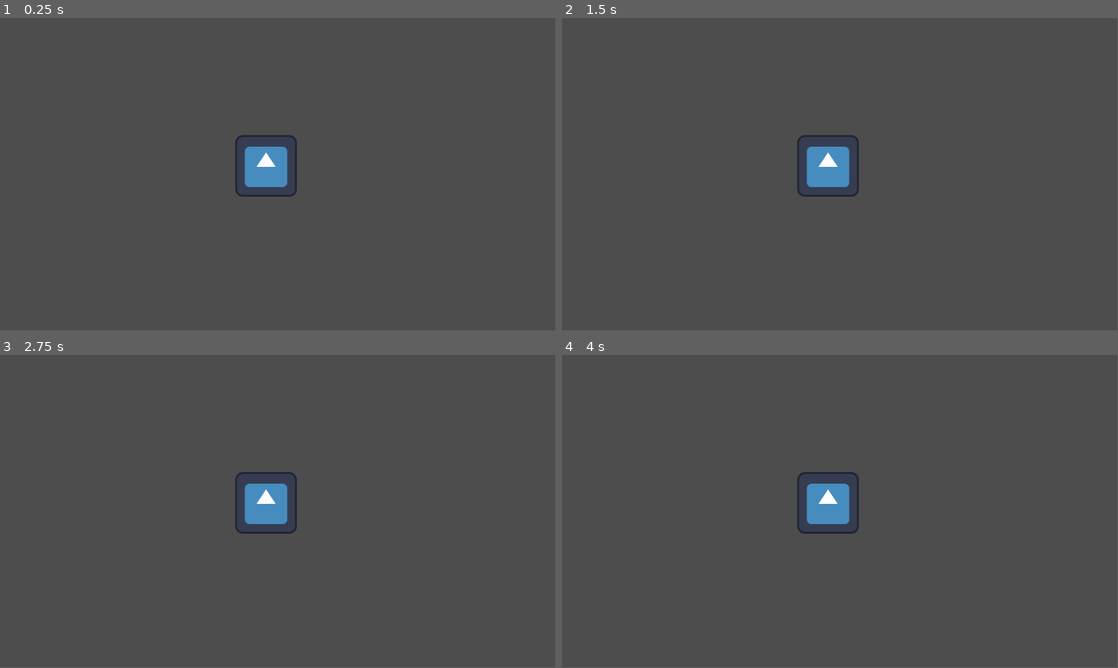
Above: before the commit, frames 1-4 (two rows, left to right).
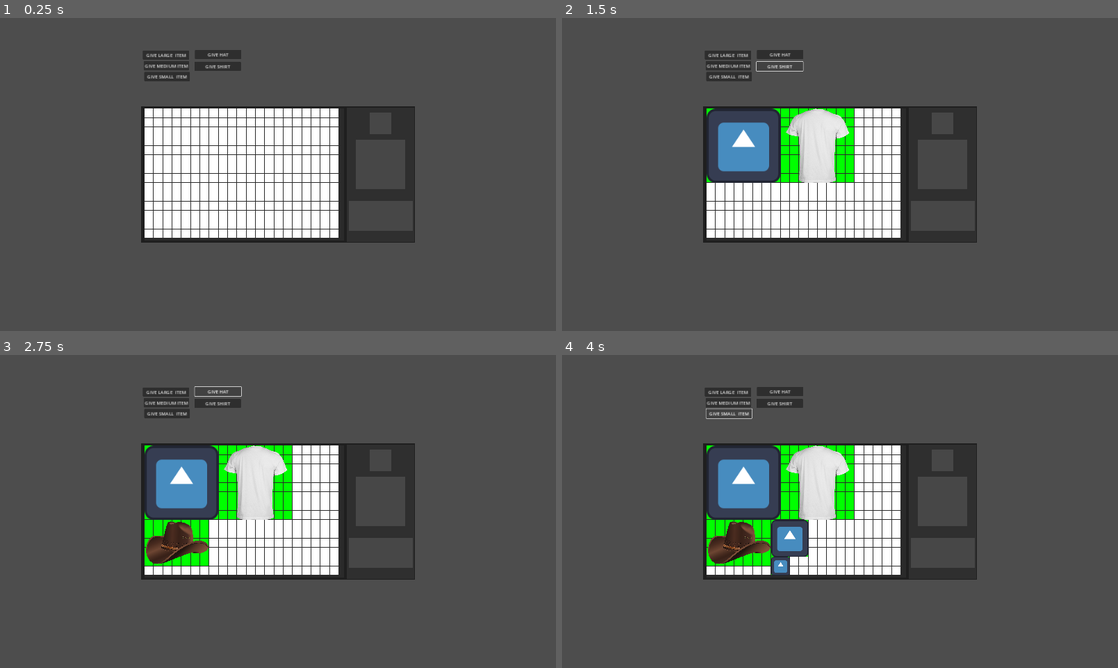
Above: after the commit, the same moments.

Repository: D4M13N-D3V/godot_grid_inventory
Game: Godot game, scene res://grid_inventory_system/debug/main.tscn
Same seed, same stepped clock (60 frames per second), same inputs: the game is played once before the commit and once after it. Before the commit the project starts from res://main.tscn. The engine's default icon, where the game draws it, is replaced by a stand-in: a white triangle on a blue panel in a dark square.
Inputs (mouse positions are in pixels of both pictures, inside the frame that each line leads up to):
- Up to frame 1 (0.25 s): no input
- Up to frame 2 (1.5 s): click (728, 55) at 0.5 s, where only the run after the commit has a clickable "GIVE LARGE ITEM"; click (778, 64) at 1.25 s, where only the run after the commit has a clickable "GIVE SHIRT"
- Up to frame 3 (2.75 s): click (216, 392) at 2 s, where only the run after the commit has a clickable "GIVE HAT"
- Up to frame 4 (4 s): click (728, 401) at 2.75 s, where only the run after the commit has a clickable "GIVE MEDIUM ITEM"; click (728, 414) at 3.5 s, where only the run after the commit has a clickable "GIVE SMALL ITEM"
In our replay, the window is 799x449 before the commit and 800x450 after it. These sizes can differ from the game's own. Grey fills any space a smaller window leaves; there, only what the larger window draws over its background counts as a difference.

The runs differ from the first frame. In frame 1, 20% of the frame differs, in the area x 25-75%, y 10-72%; in frame 2, 18%; in frame 3, 18%; in frame 4, 18%.

Commit message:
added basics of grid inventory and equipment slots

Diff:
--- /dev/null
+++ b/debug.gd
@@ -0,0 +1,21 @@
+extends Node
+
+
+func _on_button_3_pressed():
+	$"..".pickup_item("small_debug_item")
+
+
+func _on_button_2_pressed():
+	$"..".pickup_item("medium_debug_item")
+
+
+func _on_button_pressed():
+	$"..".pickup_item("large_debug_item")
+
+
+func _on_button_4_pressed():
+	$"..".pickup_item("shirt")
+
+
+func _on_button_5_pressed():
+	$"..".pickup_item("hat")
--- /dev/null
+++ b/grid_inventory_system/debug/debug_ui.tscn
@@ -0,0 +1,47 @@
+[gd_scene load_steps=2 format=3 uid="uid://c2c7v5idagdqr"]
+
+[ext_resource type="Script" path="res://debug.gd" id="1_qtffx"]
+
+[node name="DEBUG" type="Node"]
+script = ExtResource("1_qtffx")
+
+[node name="Button" type="Button" parent="."]
+offset_left = 493.0
+offset_top = 112.0
+offset_right = 653.0
+offset_bottom = 143.0
+text = "GIVE LARGE  ITEM"
+
+[node name="Button4" type="Button" parent="."]
+offset_left = 672.0
+offset_top = 151.0
+offset_right = 832.0
+offset_bottom = 182.0
+text = "GIVE SHIRT"
+
+[node name="Button5" type="Button" parent="."]
+offset_left = 673.0
+offset_top = 110.0
+offset_right = 833.0
+offset_bottom = 141.0
+text = "GIVE HAT"
+
+[node name="Button2" type="Button" parent="."]
+offset_left = 496.0
+offset_top = 149.0
+offset_right = 653.0
+offset_bottom = 180.0
+text = "GIVE MEDIUM ITEM"
+
+[node name="Button3" type="Button" parent="."]
+offset_left = 498.0
+offset_top = 186.0
+offset_right = 656.0
+offset_bottom = 217.0
+text = "GIVE SMALL  ITEM"
+
+[connection signal="pressed" from="Button" to="." method="_on_button_pressed"]
+[connection signal="pressed" from="Button4" to="." method="_on_button_4_pressed"]
+[connection signal="pressed" from="Button5" to="." method="_on_button_5_pressed"]
+[connection signal="pressed" from="Button2" to="." method="_on_button_2_pressed"]
+[connection signal="pressed" from="Button3" to="." method="_on_button_3_pressed"]
--- /dev/null
+++ b/grid_inventory_system/debug/main.tscn
@@ -0,0 +1,103 @@
+[gd_scene load_steps=5 format=3 uid="uid://brs6u78mwggbp"]
+
+[ext_resource type="Script" path="res://grid_inventory_system/scripts/InventoryController.gd" id="1_hmtt6"]
+[ext_resource type="Script" path="res://grid_inventory_system/scripts/InventoryGrid.gd" id="2_8imhp"]
+[ext_resource type="Script" path="res://grid_inventory_system/scripts/ItemEquipmentSlots.gd" id="3_sri3o"]
+[ext_resource type="PackedScene" uid="uid://c2c7v5idagdqr" path="res://grid_inventory_system/debug/debug_ui.tscn" id="4_abx0e"]
+
+[node name="Inventory" type="Control" node_paths=PackedStringArray("inventory_grid", "inventory_background", "inventory_equipment_slots")]
+layout_mode = 3
+anchors_preset = 15
+anchor_right = 1.0
+anchor_bottom = 1.0
+grow_horizontal = 2
+grow_vertical = 2
+script = ExtResource("1_hmtt6")
+inventory_grid = NodePath("UI/Background/Items")
+inventory_background = NodePath("UI/Background")
+inventory_equipment_slots = NodePath("UI/Background/Equipment")
+
+[node name="UI" type="CanvasLayer" parent="."]
+
+[node name="Background" type="ColorRect" parent="UI"]
+anchors_preset = 8
+anchor_left = 0.5
+anchor_top = 0.5
+anchor_right = 0.5
+anchor_bottom = 0.5
+offset_left = -473.5
+offset_top = -235.5
+offset_right = 473.5
+offset_bottom = 235.5
+grow_horizontal = 2
+grow_vertical = 2
+color = Color(0.121569, 0.121569, 0.121569, 1)
+
+[node name="Equipment" type="ColorRect" parent="UI/Background"]
+layout_mode = 1
+anchors_preset = 11
+anchor_left = 1.0
+anchor_right = 1.0
+anchor_bottom = 1.0
+offset_left = -237.0
+offset_top = 4.0
+offset_right = -4.0
+offset_bottom = -4.0
+grow_horizontal = 0
+grow_vertical = 2
+color = Color(0.184314, 0.184314, 0.184314, 1)
+script = ExtResource("3_sri3o")
+
+[node name="HEAD" type="ColorRect" parent="UI/Background/Equipment"]
+layout_mode = 1
+anchors_preset = 5
+anchor_left = 0.5
+anchor_right = 0.5
+offset_left = -37.0
+offset_top = 16.5
+offset_right = 38.0
+offset_bottom = 91.5
+grow_horizontal = 2
+color = Color(0.278431, 0.278431, 0.278431, 1)
+
+[node name="BODY" type="ColorRect" parent="UI/Background/Equipment"]
+layout_mode = 1
+anchors_preset = 4
+anchor_top = 0.5
+anchor_bottom = 0.5
+offset_left = 32.5
+offset_top = -121.0
+offset_right = 202.5
+offset_bottom = 49.0
+grow_vertical = 2
+color = Color(0.278431, 0.278431, 0.278431, 1)
+
+[node name="WEAPON" type="ColorRect" parent="UI/Background/Equipment"]
+layout_mode = 1
+anchors_preset = 4
+anchor_top = 0.5
+anchor_bottom = 0.5
+offset_left = 7.5
+offset_top = 91.0
+offset_right = 227.5
+offset_bottom = 194.0
+grow_vertical = 2
+color = Color(0.278431, 0.278431, 0.278431, 1)
+
+[node name="Items" type="ColorRect" parent="UI/Background"]
+layout_mode = 1
+anchors_preset = 9
+anchor_bottom = 1.0
+offset_left = 12.0
+offset_top = 8.0
+offset_right = 701.0
+offset_bottom = -8.0
+grow_vertical = 2
+color = Color(0.164706, 0.164706, 0.164706, 1)
+script = ExtResource("2_8imhp")
+inventory_item_grid_width = 21
+inventory_item_grid_height = 14
+inventory_grid_default_color = Color(1, 1, 1, 1)
+inventory_grid_used_color = Color(0, 1, 0, 1)
+
+[node name="DEBUG" parent="." instance=ExtResource("4_abx0e")]
--- /dev/null
+++ b/grid_inventory_system/items/body.tres
@@ -0,0 +1,15 @@
+[gd_resource type="Resource" script_class="ItemConfiguration" load_steps=3 format=3 uid="uid://bu1t7ogoct2pm"]
+
+[ext_resource type="Script" path="res://grid_inventory_system/scripts/ItemConfiguration.gd" id="1_f4bsa"]
+[ext_resource type="Texture2D" uid="uid://bdfcmsyry3sg3" path="res://grid_inventory_system/debug/shirt.png" id="1_gmlai"]
+
+[resource]
+script = ExtResource("1_f4bsa")
+item_id = "shirt"
+item_name = "Shirt"
+item_description = "This is a shirt"
+item_size = Vector2(256, 256)
+item_usable = false
+item_equipment = true
+item_equipment_slot = "BODY"
+item_texture = ExtResource("1_gmlai")
--- /dev/null
+++ b/grid_inventory_system/items/head.tres
@@ -0,0 +1,15 @@
+[gd_resource type="Resource" script_class="ItemConfiguration" load_steps=3 format=3 uid="uid://cauw4i0kveld6"]
+
+[ext_resource type="Script" path="res://grid_inventory_system/scripts/ItemConfiguration.gd" id="1_hflmv"]
+[ext_resource type="Texture2D" uid="uid://ghlfm76i4kve" path="res://grid_inventory_system/debug/hat.png" id="1_vm0jo"]
+
+[resource]
+script = ExtResource("1_hflmv")
+item_id = "hat"
+item_name = "Hat"
+item_description = "This is a hat"
+item_size = Vector2(224, 160)
+item_usable = false
+item_equipment = true
+item_equipment_slot = "HEAD"
+item_texture = ExtResource("1_vm0jo")
--- /dev/null
+++ b/grid_inventory_system/items/large_debug_item.tres
@@ -0,0 +1,15 @@
+[gd_resource type="Resource" script_class="ItemConfiguration" load_steps=3 format=3 uid="uid://d2orfaiyhg0sa"]
+
+[ext_resource type="Texture2D" uid="uid://bdvx58rwnaeev" path="res://icon.svg" id="1_l6twi"]
+[ext_resource type="Script" path="res://grid_inventory_system/scripts/ItemConfiguration.gd" id="2_40ofh"]
+
+[resource]
+script = ExtResource("2_40ofh")
+item_id = "large_debug_item"
+item_name = "Debug Item Large"
+item_description = "A large item for debugging."
+item_size = Vector2(256, 256)
+item_usable = false
+item_equipment = false
+item_equipment_slot = "NONE"
+item_texture = ExtResource("1_l6twi")
--- /dev/null
+++ b/grid_inventory_system/items/medium_debug_item.tres
@@ -0,0 +1,15 @@
+[gd_resource type="Resource" script_class="ItemConfiguration" load_steps=3 format=3 uid="uid://drkcx6hkx0ay8"]
+
+[ext_resource type="Texture2D" uid="uid://bdvx58rwnaeev" path="res://icon.svg" id="1_jwlst"]
+[ext_resource type="Script" path="res://grid_inventory_system/scripts/ItemConfiguration.gd" id="2_xdqd2"]
+
+[resource]
+script = ExtResource("2_xdqd2")
+item_id = "medium_debug_item"
+item_name = "Debug Item Medium"
+item_description = "A medium item for debugging."
+item_size = Vector2(128, 128)
+item_usable = false
+item_equipment = false
+item_equipment_slot = "NONE"
+item_texture = ExtResource("1_jwlst")
--- /dev/null
+++ b/grid_inventory_system/items/small_debug_item.tres
@@ -0,0 +1,15 @@
+[gd_resource type="Resource" script_class="ItemConfiguration" load_steps=3 format=3 uid="uid://p3m1yi3kw1q6"]
+
+[ext_resource type="Texture2D" uid="uid://bdvx58rwnaeev" path="res://icon.svg" id="1_g0vsl"]
+[ext_resource type="Script" path="res://grid_inventory_system/scripts/ItemConfiguration.gd" id="2_lq0i6"]
+
+[resource]
+script = ExtResource("2_lq0i6")
+item_id = "small_debug_item"
+item_name = "Debug Item Small"
+item_description = "A small item for debugging."
+item_size = Vector2(64, 64)
+item_usable = false
+item_equipment = false
+item_equipment_slot = "NONE"
+item_texture = ExtResource("1_g0vsl")
--- /dev/null
+++ b/grid_inventory_system/items/weapon.tres
@@ -0,0 +1,13 @@
+[gd_resource type="Resource" script_class="ItemConfiguration" load_steps=2 format=3 uid="uid://cvy3nwmcgx5le"]
+
+[ext_resource type="Script" path="res://grid_inventory_system/scripts/ItemConfiguration.gd" id="1_jvmcf"]
+
+[resource]
+script = ExtResource("1_jvmcf")
+item_id = "item"
+item_name = "Item Name"
+item_description = "This is the default item description."
+item_size = Vector2(3, 3)
+item_usable = false
+item_equipment = false
+item_equipment_slot = "NONE"
--- /dev/null
+++ b/grid_inventory_system/scenes/ItemGraphic.tscn
@@ -0,0 +1,7 @@
+[gd_scene load_steps=2 format=3 uid="uid://dtir5hovd6i3h"]
+
+[ext_resource type="Script" path="res://grid_inventory_system/scripts/ItemGraphic.gd" id="1_bih4t"]
+
+[node name="Item" type="TextureRect"]
+expand_mode = 2
+script = ExtResource("1_bih4t")
--- /dev/null
+++ b/grid_inventory_system/scripts/InventoryController.gd
@@ -0,0 +1,118 @@
+extends Control
+class_name InventoryController
+const ITEM_BASE = preload("res://grid_inventory_system/scenes/ItemGraphic.tscn")
+
+@export var inventory_open_input:String = "inventory_open"
+@export var inventory_close_input:String = "inventory_close"
+@export var inventory_use_input:String = "inventory_use"
+@export var inventory_grab_input:String = "inventory_grab"
+@export var inventory_rotate_input:String = "inventory_rotate"
+@export var inventory_grid:Control
+@export var inventory_background:Control
+@export var inventory_equipment_slots:Control
+
+var inventory_open = true
+var inventory_item_dragged = null
+var inventory_item_cursor_offset = Vector2()
+var inventory_item_dragged_last_container = null
+var inventory_item_dragged_last_pos = Vector2()
+
+signal inventory_item_equipped(item_config,slot)
+signal inventory_item_unequipped(item_config,slot)
+signal inventory_item_dropped(item_config)
+signal inventory_item_grabbed(item_config, x, y, container)
+signal inventory_item_released(item_config, x, y, container)
+
+func _ready():
+	if(inventory_grid==null):
+		printerr("The inventory grid was not assigned to the inventory controller!")
+	if(inventory_background==null):
+		printerr("The inventory background was not assigned to the inventory controller!")
+	if(inventory_grid==null):
+		printerr("The inventory equipment slots was not assigned to the inventory controller!")
+
+func _process(delta):
+	if(Input.is_action_just_pressed(inventory_open_input) and inventory_open==false):
+		inventory_open = true
+		inventory_background.visible=true
+
+	if(Input.is_action_just_pressed(inventory_close_input) and inventory_open==true):
+		inventory_open = false
+		inventory_background.visible=false
+
+	var cursor_pos = get_global_mouse_position()
+
+	if Input.is_action_just_pressed("inventory_grab"):
+		grab(cursor_pos)
+
+	if Input.is_action_just_released("inventory_grab"):
+		release(cursor_pos)
+
+	if Input.is_action_just_pressed("inventory_use"):
+		use(cursor_pos)
+	if inventory_item_dragged != null:
+		inventory_item_dragged.global_position = cursor_pos + inventory_item_cursor_offset
+
+func grab(cursor_pos):
+	var c = _get_container_mouse_over()
+	if c != null and c.has_method("grab_item"):
+		inventory_item_dragged = c.grab_item(cursor_pos)
+		if inventory_item_dragged != null:
+			add_child(inventory_item_dragged)
+			inventory_item_dragged_last_container = c
+			inventory_item_dragged_last_pos = inventory_item_dragged.global_position
+			inventory_item_cursor_offset = inventory_item_dragged.global_position - cursor_pos
+
+func release(cursor_pos):
+	if inventory_item_dragged == null:
+		return
+	var c = _get_container_mouse_over()
+	if c == null:
+		drop_item()
+	elif c.has_method("insert_item"):
+		if c.insert_item(inventory_item_dragged):
+			inventory_item_dragged = null
+		else:
+			return_item()
+	else:
+		return_item()
+
+func use(cursor_pos):
+	pass
+
+func pickup_item(item_id):
+	var item = ITEM_BASE.instantiate()
+	item.set_meta("id", item_id)
+	var dbItem = ItemDb.get_item(item_id)
+	item.item_config = dbItem
+	item.set_size(Vector2(dbItem.item_size.x, dbItem.item_size.y))
+	item.texture = dbItem.item_texture
+	if not inventory_grid.insert_item_at_first_available_spot(item):
+		item.queue_free()
+		return false
+	return true
+
+func drop_item():
+	inventory_item_dropped.emit(inventory_item_dragged.item_config)
+	inventory_item_dragged.queue_free()
+	inventory_item_dragged = null
+
+# Function to return the dragged item to its original position or container
+func return_item():
+	inventory_item_dragged.global_position = inventory_item_dragged_last_pos
+	inventory_item_dragged_last_container.insert_item(inventory_item_dragged)
+	inventory_item_dragged = null
+
+func _get_container_mouse_over():
+
+	if(_is_mouse_ontop_of_control(inventory_grid)==true):
+		return inventory_grid
+	elif(_is_mouse_ontop_of_control(inventory_equipment_slots)==true):
+		return inventory_equipment_slots
+	elif(_is_mouse_ontop_of_control(inventory_background)==true):
+		return inventory_background
+	return null
+
+func _is_mouse_ontop_of_control(c):
+	var cursor_pos = get_global_mouse_position()
+	return c.get_global_rect().has_point(cursor_pos)
--- /dev/null
+++ b/grid_inventory_system/scripts/InventoryGrid.gd
@@ -0,0 +1,138 @@
+extends ColorRect
+class_name InventoryItemGrid
+
+# Arrays to store inventory items and the grid representation
+var inventory_item_grid_items = []
+
+# 2D dictionary to represent the inventory grid, where each cell has information about usage and a corresponding ColorRect node
+var inventory_item_grid = {}
+var inventory_item_grid_cell_size = 32
+@export var inventory_item_grid_width = 0
+@export var inventory_item_grid_height = 0
+@export var inventory_grid_default_color: Color
+@export var inventory_grid_used_color: Color
+
+# Signals for item-related events
+signal weapon_equipped(weapon_id, item)
+signal weapon_unequipped(weapon_id, item)
+signal item_used(item_id)
+
+func _ready():
+	# Initialize the inventory grid
+	for x in range(inventory_item_grid_width):
+		inventory_item_grid[x] = {}
+		for y in range(inventory_item_grid_height):
+			inventory_item_grid[x][y] = {}
+			inventory_item_grid[x][y]["used"] = false
+
+	# Create ColorRect nodes for each grid cell and set their default colors
+	for y in range(inventory_item_grid_height):
+		for x in range(inventory_item_grid_width):
+			var color_rect = ColorRect.new()
+			color_rect.global_position = Vector2(x * inventory_item_grid_cell_size, y * inventory_item_grid_cell_size)
+			color_rect.size = Vector2(inventory_item_grid_cell_size - 2, inventory_item_grid_cell_size - 2)
+			add_child(color_rect)
+			color_rect.color = inventory_grid_default_color
+			inventory_item_grid[x][y]["rect"] = color_rect
+
+# Function to insert an item into the inventory grid
+func insert_item(item):
+	var item_pos = item.position
+	var g_pos = pos_to_grid_coord(item_pos)
+	var item_size = get_grid_size(item)
+
+	# Check if there is enough space to insert the item
+	if is_grid_space_available(g_pos.x, g_pos.y, item_size.x, item_size.y)==true:
+		set_grid_space(g_pos.x, g_pos.y, item_size.x, item_size.y, true)
+		item.position = Vector2(g_pos.x, g_pos.y) * inventory_item_grid_cell_size
+		add_child(item)
+		inventory_item_grid_items.append(item)
+		return true
+	else:
+		return false
+
+# Function to grab an item from the inventory grid based on a position
+func grab_item(pos):
+	var item = get_item_under_pos(pos)
+	if item == null:
+		return null
+
+	var item_pos = item.position
+	var g_pos = pos_to_grid_coord(item_pos)
+	var item_size = get_grid_size(item)
+	set_grid_space(g_pos.x, g_pos.y, item_size.x, item_size.y, false)
+
+	inventory_item_grid_items.remove_at(inventory_item_grid_items.find(item))
+	return item
+
+# Function to use an item from the inventory grid based on a position
+func use_item(pos):
+	var item = get_item_under_pos(pos)
+	if item == null:
+		return null
+
+	# Emit signal if the item is usable
+	if item.item_config.item_usable == true:
+		item_used.emit(item.item_config.item_id)
+		item.queue_free()
+
+	var item_size = get_grid_size(item)
+	var item_pos = item.position
+	var g_pos = pos_to_grid_coord(item_pos)
+	inventory_item_grid_items.remove_at(inventory_item_grid_items.find(item))
+	set_grid_space(g_pos.x, g_pos.y, item_size.x, item_size.y, false)
+
+# Function to convert global position to grid coordinates
+func pos_to_grid_coord(pos):
+	var results = {}
+	results.x = int(pos.x / inventory_item_grid_cell_size)
+	results.y = int(pos.y / inventory_item_grid_cell_size)
+	return results
+
+# Function to get the grid size of an item in terms of grid cells
+func get_grid_size(item):
+	var results = {}
+	var s = item.size
+	results.x = int(clamp(s.x / inventory_item_grid_cell_size, 1.0, 500.0))
+	results.y = int(clamp(s.y / inventory_item_grid_cell_size, 1.0, 500.0))
+	return results
+
+# Function to check if there is enough space in the grid to place an item
+func is_grid_space_available(x, y, w, h):
+	if x < 0 or y < 0:
+		return false
+	if x + w > inventory_item_grid_width or y + h > inventory_item_grid_height:
+		return false
+	for i in range(x, x + w):
+		for j in range(y, y + h):
+			if inventory_item_grid[i][j]["used"] == true:
+				return false
+	return true
+
+# Function to set the usage state of grid cells and update ColorRect colors accordingly
+func set_grid_space(x, y, w, h, state):
+	for i in range(x, x + w):
+		for j in range(y, y + h):
+			if state == true:
+				inventory_item_grid[i][j]["used"] = true
+				inventory_item_grid[i][j]["rect"].color = inventory_grid_used_color
+			else:
+				inventory_item_grid[i][j]["used"] = false
+				inventory_item_grid[i][j]["rect"].color = inventory_grid_default_color
+
+# Function to get the item under a given position
+func get_item_under_pos(pos):
+	for item in inventory_item_grid_items:
+		if item.get_global_rect().has_point(pos):
+			return item
+	return null
+
+# Function to insert an item at the first available spot in the grid
+func insert_item_at_first_available_spot(item):
+	for x in inventory_item_grid_width:
+		for y in inventory_item_grid_height:
+			if not inventory_item_grid[x][y]["used"]:
+				item.global_position =  Vector2(x* inventory_item_grid_cell_size, (y)* inventory_item_grid_cell_size)
+				if insert_item(item)==true:
+					return true
+	return false
--- /dev/null
+++ b/grid_inventory_system/scripts/ItemConfiguration.gd
@@ -0,0 +1,10 @@
+extends Resource
+class_name ItemConfiguration
+@export var item_id:String = "item"
+@export var item_name:String = "Item Name"
+@export var item_description:String = "This is the default item description."
+@export var item_size:Vector2 = Vector2(3,3)
+@export var item_usable:bool = false
+@export var item_equipment:bool = false
+@export var item_equipment_slot:String = "NONE"
+@export var item_texture:Texture2D
--- /dev/null
+++ b/grid_inventory_system/scripts/ItemDB.gd
@@ -0,0 +1,18 @@
+extends Node
+
+# Dictionary to store loaded items with their item_id as the key
+var ITEMS = {}
+
+func _ready():
+	# Load items from the "items" directory and populate the ITEMS dictionary
+	for i in DirAccess.get_files_at("res://grid_inventory_system/items"):
+		var item = load("res://grid_inventory_system/items/" + i)
+		ITEMS[item.item_id] = item
+
+# Function to retrieve an item based on its item_id
+func get_item(item_id):
+	# Check if the item_id exists in the ITEMS dictionary
+	if ITEMS.has(item_id):
+		return ITEMS[item_id]
+	else:
+		return null
--- /dev/null
+++ b/grid_inventory_system/scripts/ItemEquipmentSlots.gd
@@ -0,0 +1,71 @@
+extends ColorRect
+
+# Reference to child slots
+@onready var slots = get_children()
+
+# Dictionary to store items associated with their respective slots
+var items = {}
+
+# Signals for item-related events
+signal weapon_equipped(weapon_id, item)
+signal weapon_unequipped(weapon_id, item)
+
+func _ready():
+	# Initialize the items dictionary with slots
+	for slot in slots:
+		items[slot.name] = null
+
+# Function to insert an item into the equipment slots
+func insert_item(item):
+	# Calculate the center position of the item
+	var item_pos = item.global_position + item.size / 2
+	# Get the slot under the item's position
+	var slot = get_slot_under_pos(item_pos)
+
+	# Check if the item can be inserted into the slot
+	if slot == null:
+		return false
+
+	# Retrieve item slot information from the ItemDb
+	var item_slot = ItemDb.get_item(item.get_meta("id")).item_equipment_slot
+	# Check if the item's slot matches the target slot
+	if item_slot != slot.name:
+		return false
+	# Check if the slot is already occupied
+	if items[item_slot] != null:
+		return false
+
+	# Place the item in the slot and emit the weapon_equipped signal
+	items[item_slot] = item
+	item.global_position = slot.global_position + slot.size / 2 - item.size / 2
+	weapon_equipped.emit(item.item_config.item_id, item.item_config)
+	return true
+
+# Function to grab an item from the equipment slots
+func grab_item(pos):
+	# Get the item under the specified position
+	var item = get_item_under_pos(pos)
+	if item == null:
+		return null
+
+	# Retrieve item slot information from the ItemDb
+	var item_slot = ItemDb.get_item(item.get_meta("id")).item_slot
+	# Remove the item from the slot and emit the weapon_unequipped signal
+	items[item_slot] = null
+	weapon_unequipped.emit(item.item_config.item_id, item.item_config)
+	return item
+
+# Function to get the slot under a specified position
+func get_slot_under_pos(pos):
+	return get_thing_under_pos(slots, pos)
+
+# Function to get the item under a specified position
+func get_item_under_pos(pos):
+	return get_thing_under_pos(items.values(), pos)
+
+# Generic function to get the object (slot or item) under a specified position
+func get_thing_under_pos(arr, pos):
+	for thing in arr:
+		if thing != null and thing.get_global_rect().has_point(pos):
+			return thing
+	return null
--- /dev/null
+++ b/grid_inventory_system/scripts/ItemGraphic.gd
@@ -0,0 +1,3 @@
+extends TextureRect
+class_name ItemGraphic
+@export var item_config:ItemConfiguration
--- a/main.tscn
+++ /dev/null
@@ -1,9 +0,0 @@
-[gd_scene load_steps=2 format=3 uid="uid://brs6u78mwggbp"]
-
-[ext_resource type="Texture2D" uid="uid://bdvx58rwnaeev" path="res://icon.svg" id="1_xhw8e"]
-
-[node name="Node2D" type="Node2D"]
-
-[node name="Icon" type="Sprite2D" parent="."]
-position = Vector2(552, 307)
-texture = ExtResource("1_xhw8e")
--- a/project.godot
+++ b/project.godot
@@ -10,7 +10,49 @@
 
 [application]
 
-config/name="Godot Template"
-run/main_scene="res://main.tscn"
+config/name="Grid Inventory System"
+run/main_scene="res://grid_inventory_system/debug/main.tscn"
 config/features=PackedStringArray("4.2", "Forward Plus")
 config/icon="res://icon.svg"
+
+[autoload]
+
+ItemDb="*res://grid_inventory_system/scripts/ItemDB.gd"
+
+[display]
+
+window/size/viewport_width=1920
+window/size/viewport_height=1080
+window/stretch/mode="canvas_items"
+
+[input]
+
+inventory_open={
+"deadzone": 0.5,
+"events": [Object(InputEventKey,"resource_local_to_scene":false,"resource_name":"","device":-1,"window_id":0,"alt_pressed":false,"shift_pressed":false,"ctrl_pressed":false,"meta_pressed":false,"pressed":false,"keycode":0,"physical_keycode":4194306,"key_label":0,"unicode":0,"echo":false,"script":null)
+]
+}
+inventory_close={
+"deadzone": 0.5,
+"events": [Object(InputEventKey,"resource_local_to_scene":false,"resource_name":"","device":-1,"window_id":0,"alt_pressed":false,"shift_pressed":false,"ctrl_pressed":false,"meta_pressed":false,"pressed":false,"keycode":0,"physical_keycode":4194306,"key_label":0,"unicode":0,"echo":false,"script":null)
+]
+}
+inventory_use={
+"deadzone": 0.5,
+"events": [Object(InputEventMouseButton,"resource_local_to_scene":false,"resource_name":"","device":-1,"window_id":0,"alt_pressed":false,"shift_pressed":false,"ctrl_pressed":false,"meta_pressed":false,"button_mask":0,"position":Vector2(0, 0),"global_position":Vector2(0, 0),"factor":1.0,"button_index":2,"canceled":false,"pressed":false,"double_click":false,"script":null)
+]
+}
+inventory_grab={
+"deadzone": 0.5,
+"events": [Object(InputEventMouseButton,"resource_local_to_scene":false,"resource_name":"","device":-1,"window_id":0,"alt_pressed":false,"shift_pressed":false,"ctrl_pressed":false,"meta_pressed":false,"button_mask":0,"position":Vector2(0, 0),"global_position":Vector2(0, 0),"factor":1.0,"button_index":1,"canceled":false,"pressed":false,"double_click":false,"script":null)
+]
+}
+inventory_rotate={
+"deadzone": 0.5,
+"events": [Object(InputEventKey,"resource_local_to_scene":false,"resource_name":"","device":-1,"window_id":0,"alt_pressed":false,"shift_pressed":false,"ctrl_pressed":false,"meta_pressed":false,"pressed":false,"keycode":0,"physical_keycode":82,"key_label":0,"unicode":114,"echo":false,"script":null)
+]
+}
+mouse={
+"deadzone": 0.5,
+"events": []
+}
Binary file added: grid_inventory_system/debug/hat.png
Not shown, added: grid_inventory_system/debug/hat.png.import
Binary file added: grid_inventory_system/debug/shirt.png
Not shown, added: grid_inventory_system/debug/shirt.png.import
